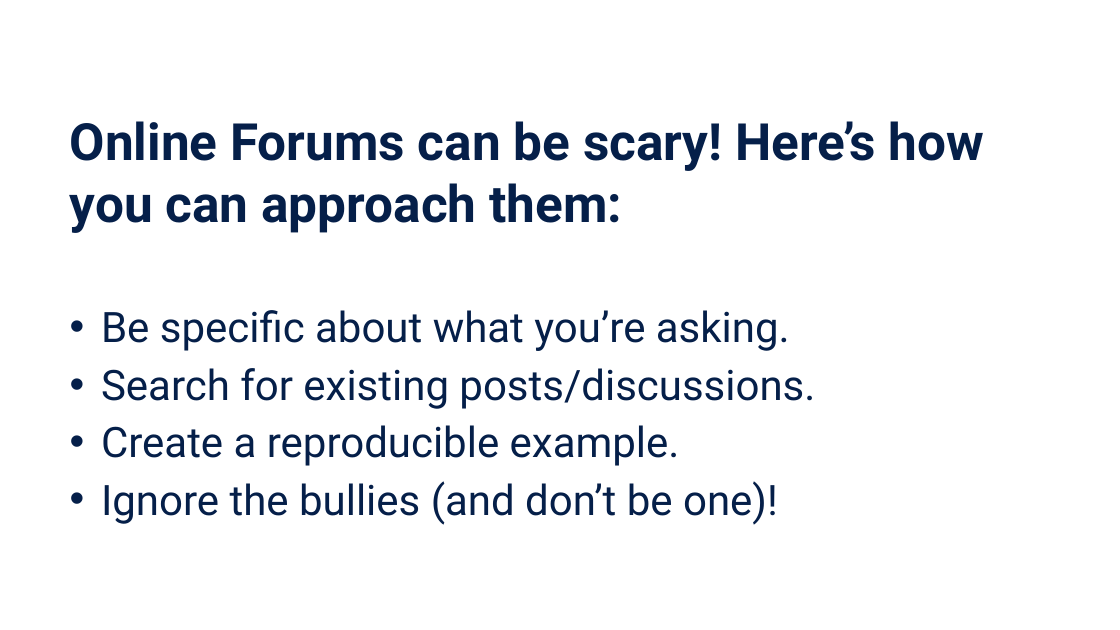
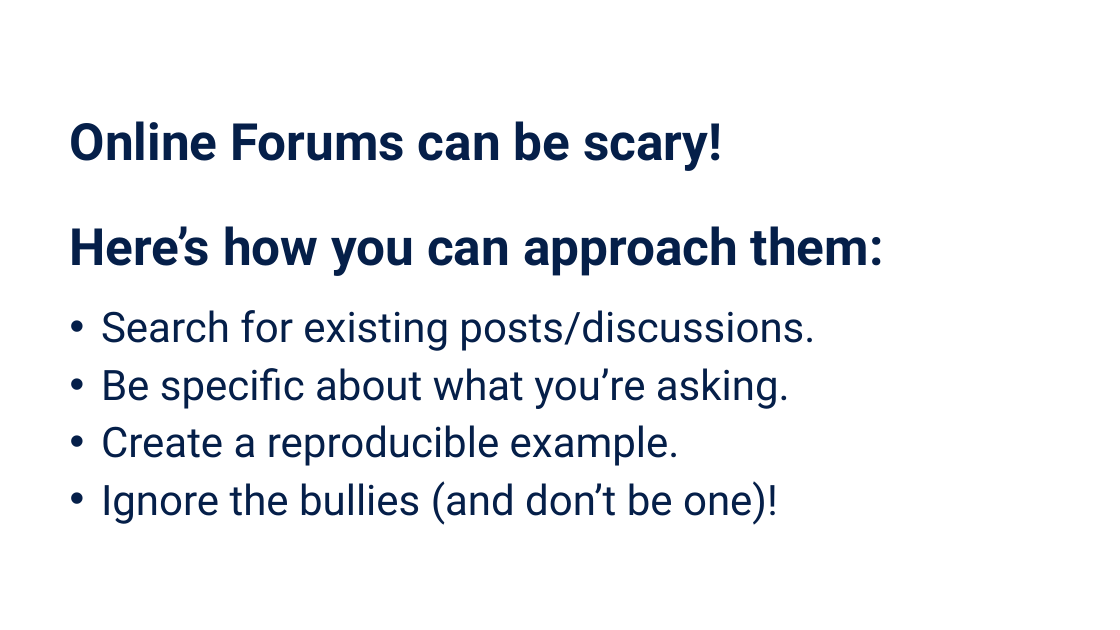
Before and after one commit to UCSF-DSI/ds_help, a slide deck: slide 5 of slides/powerpoint/02_forums.pptx. Drawn at 1120x630 pixels with LibreOffice and Linux fonts; fonts in the diff are those of the drawing. Boxes give left, top, right and bottom in pixels: in the first picture for what was removed or moved away, otherwise in the second. Text is boxed around its words. In the diff, an @@ line names an element or a change of style, - is before the commit and + after.

Commit message:
updated slides

```diff
--- a/slides/powerpoint/02_forums.pptx
+++ b/slides/powerpoint/02_forums.pptx
@@ title at (70,121,722,171): text changed @@
-Online Forums can be scary! Here’s how you can approach them:
+Online Forums can be scary!
@@ text added at (70,226,884,276), 44 pt, text #051F49, bold @@
+Here’s how you can approach them:
@@ text at (101,310,815,351): paragraph added @@
+• Search for existing posts/discussions.
@@ text at (101,368,815,409): paragraph removed @@
-• Search for existing posts/discussions.
```
Also in this commit, not shown: 3 other slides changed, 1 slide added, 4 other files.
